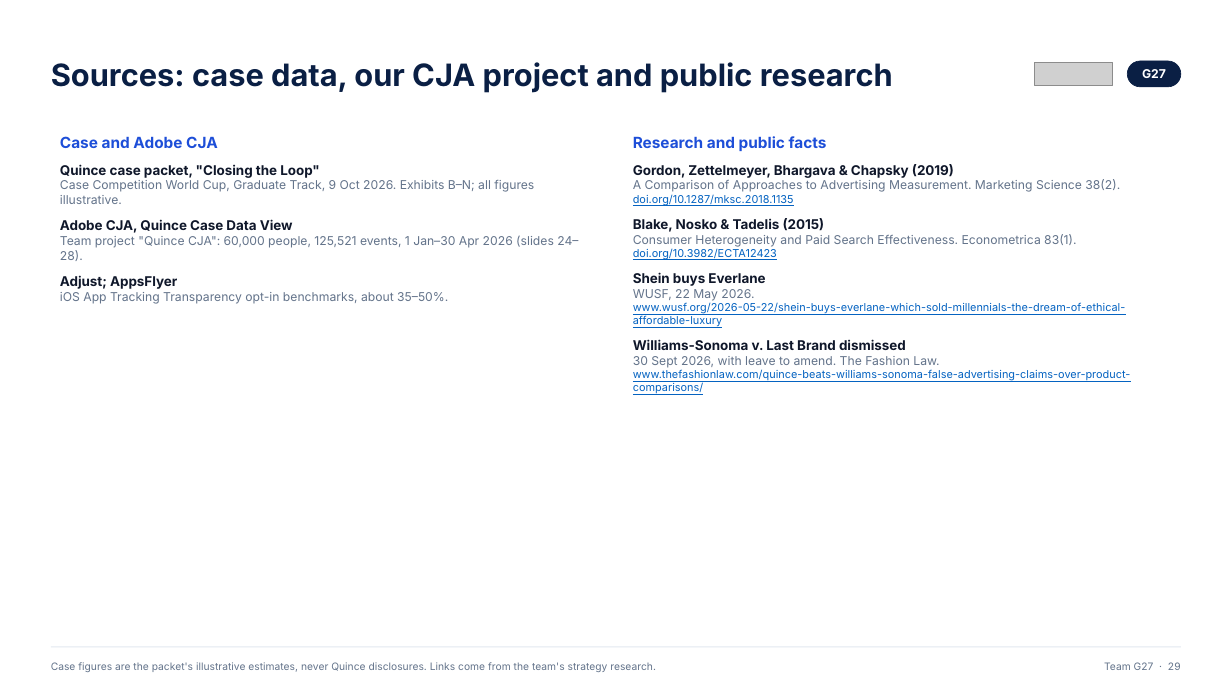
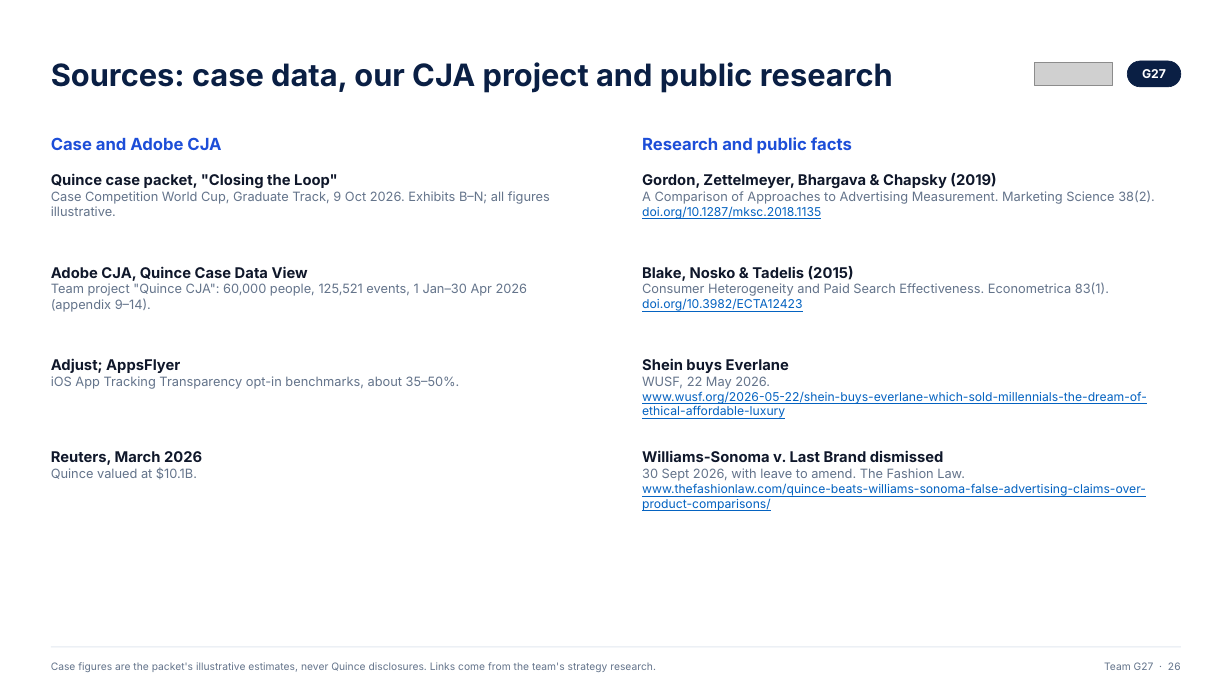
Before and after one commit to ANNYM25/Quince, a slide deck: slide 26 of deck/Team G27.pptx (slide 29 before the commit). Drawn at 1232x693 pixels with LibreOffice and Linux fonts; fonts in the diff are those of the drawing; grey boxes stand for pictures. Boxes give left, top, right and bottom in pixels: in the first picture for what was removed or moved away, otherwise in the second. Text is boxed around its words. In the diff, an @@ line names an element or a change of style, - is before the commit and + after.

```diff
--- a/deck/Team G27.pptx
+++ b/deck/Team G27.pptx
@@ text added at box(51, 137, 221, 150), 13 pt, text #1D4ED8, bold @@
+Case and Adobe CJA
@@ text at box(60, 136, 218, 148): paragraph removed @@
-Case and Adobe CJA
@@ text at box(633, 136, 1120, 260): paragraphs removed @@
-Research and public facts
-Gordon, Zettelmeyer, Bhargava & Chapsky (2019)
-A Comparison of Approaches to Advertising Measurement. Marketing Science 38(2).
-doi.org/10.1287/mksc.2018.1135
-Blake, Nosko & Tadelis (2015)
-Consumer Heterogeneity and Paid Search Effectiveness. Econometrica 83(1).
-doi.org/10.3982/ECTA12423
@@ text added at box(642, 137, 852, 154), 13 pt, text #1D4ED8, bold @@
+Research and public facts
@@ text "Quince case packet, "Closing the ...": place and size @@
-text "Quince case packet, "Closing the ..." at box(60, 136, 578, 304)
+text "Quince case packet, "Closing the ..." at box(51, 173, 550, 216)
@@ text "Quince case packet, "Closing the ..." at box(51, 173, 550, 216): size 10.5 to 11.5 pt in "Quince case packet, "Closing the Loop""; size 9.5 to 10 pt in "Case Competition World Cup, Graduate Track, 9 ..."; less space between paragraphs @@
@@ text added at box(642, 173, 1155, 219), 10 pt, text #64748B @@
+Gordon, Zettelmeyer, Bhargava & Chapsky (2019)
+A Comparison of Approaches to Advertising Measurement. Marketing Science 38(2).
+doi.org/10.1287/mksc.2018.1135
@@ text at box(60, 219, 578, 304): paragraphs removed @@
-Adobe CJA, Quince Case Data View
-Team project "Quince CJA": 60,000 people, 125,521 events, 1 Jan–30 Apr 2026 (slides 24–28).
-Adjust; AppsFlyer
-iOS App Tracking Transparency opt-in benchmarks, about 35–50%.
@@ text added at box(51, 266, 528, 312), 10 pt, text #64748B @@
+Adobe CJA, Quince Case Data View
+Team project "Quince CJA": 60,000 people, 125,521 events, 1 Jan–30 Apr 2026 (appendix 9–14).
@@ text added at box(642, 266, 1109, 312), 10 pt, text #64748B @@
+Blake, Nosko & Tadelis (2015)
+Consumer Heterogeneity and Paid Search Effectiveness. Econometrica 83(1).
+doi.org/10.3982/ECTA12423
@@ text added at box(51, 358, 460, 389), 10 pt, text #64748B @@
+Adjust; AppsFlyer
+iOS App Tracking Transparency opt-in benchmarks, about 35–50%.
@@ text at box(633, 339, 1131, 394): paragraphs removed @@
-Williams-Sonoma v. Last Brand dismissed
-30 Sept 2026, with leave to amend. The Fashion Law.
-www.thefashionlaw.com/quince-beats-williams-sonoma-false-advertising-claims-over-product-comparisons/
@@ text "Shein buys Everlane": place and size @@
-text "Shein buys Everlane" at box(633, 136, 1131, 394)
+text "Shein buys Everlane" at box(642, 358, 1147, 419)
@@ text "Shein buys Everlane" at box(642, 358, 1147, 419): size 10.5 to 11.5 pt in "Shein buys Everlane"; size 9.5 to 10 pt in "WUSF, 22 May 2026."; size 8.5 to 9.5 pt in "www.wusf.org/2026-05-22/shein-buys-everlane-which-sold-mille ..."; less space between paragraphs @@
@@ text added at box(51, 451, 202, 479), 10 pt, text #64748B @@
+Reuters, March 2026
+Quince valued at $10.1B.
@@ text added at box(642, 450, 1146, 511), 9.5 pt, text #0563C1, underline @@
+Williams-Sonoma v. Last Brand dismissed
+30 Sept 2026, with leave to amend. The Fashion Law.
+www.thefashionlaw.com/quince-beats-williams-sonoma-false-advertising-claims-over-product-comparisons/
@@ text at box(1104, 662, 1181, 670): text changed @@
-Team G27 · 29
+Team G27 · 26
```
Also in this commit, not shown: 21 other slides changed, 4 slides added, 7 slides removed, 3 other files.
